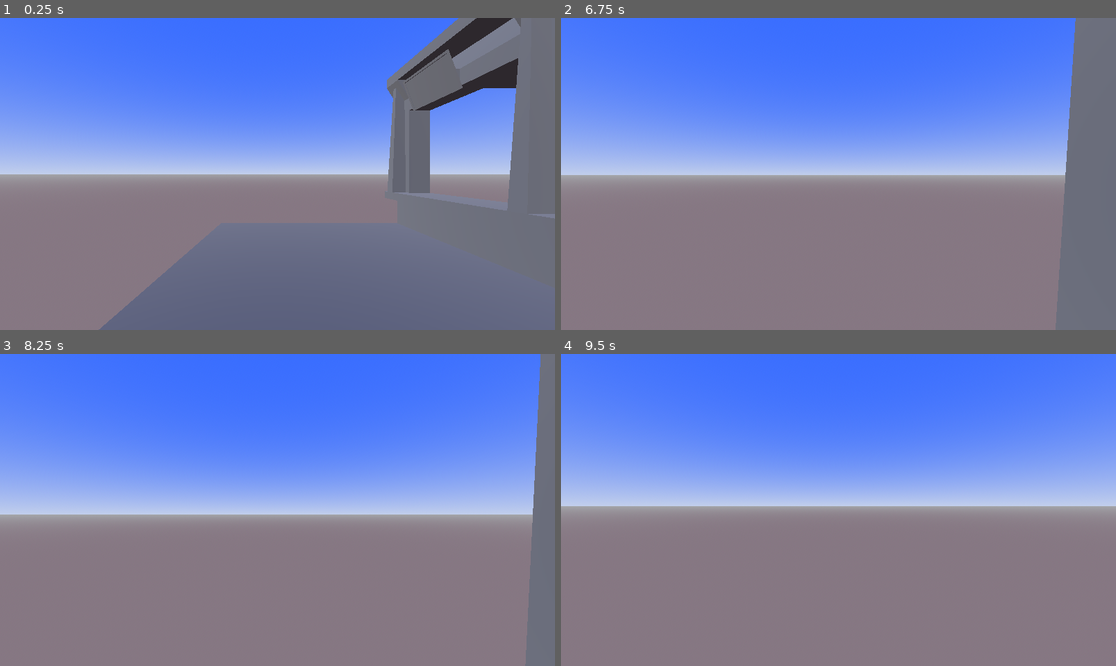
Above: before the commit, frames 1-4 (two rows, left to right).
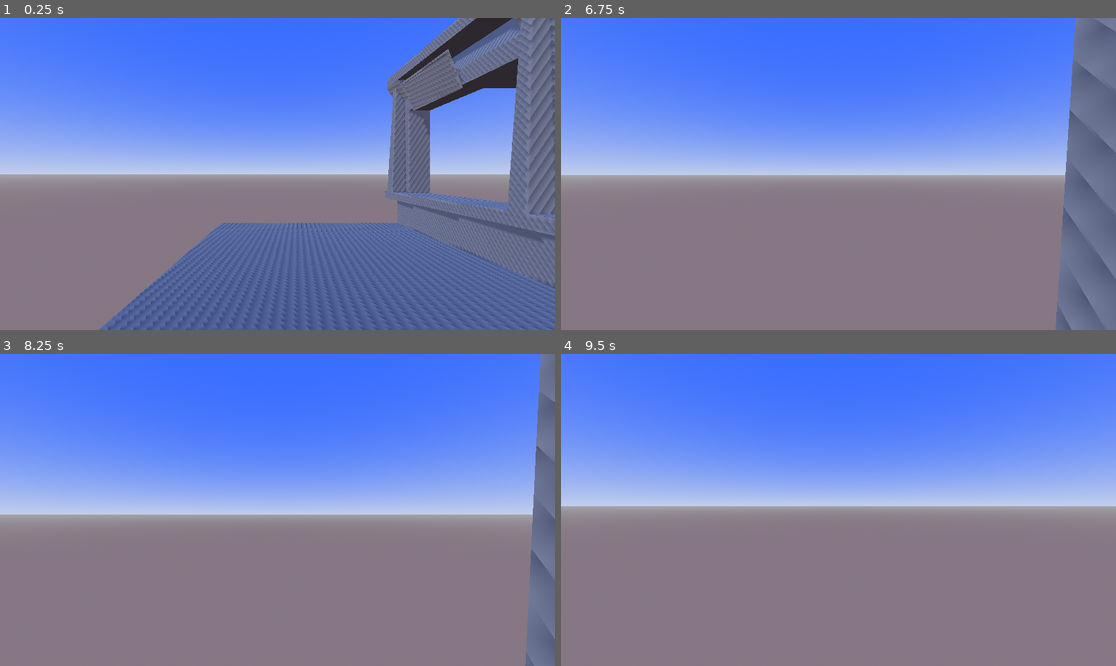
Above: after the commit, the same moments.

Repository: teachermanjeff/3dshooter2025
Game: Godot game, scene res://Range.tscn
The game is run twice, just before and just after one commit, with the same random seed, the same clock (stepped at 60 frames per second) and the same inputs.
Inputs (mouse positions are in pixels of both pictures, inside the frame that each line leads up to):
- Up to frame 1 (0.25 s): no input
- Up to frame 2 (6.75 s): move the mouse to (866, 174) at 0.52 s; hold W (move_forward) 0.53-5.78 s; move the mouse to (810, 174) at 1.27 s; tap Enter at 2, 3.5, 5 s; move the mouse to (849, 167) at 2.02 s; tap Space at 2.75, 4.25, 5.75 s; move the mouse to (832, 180) at 2.77 s; move the mouse to (877, 177) at 3.52 s; move the mouse to (794, 170) at 4.27 s; move the mouse to (844, 174) at 5.02 s; move the mouse to (816, 167) at 5.77 s; hold D (move_right) 5.78-6.53 s; move the mouse to (866, 174) at 6.52 s; hold W (move_forward) from 6.53 s (still down)
- Up to frame 3 (8.25 s): keep holding W (move_forward); move the mouse to (249, 510) at 7.27 s; move the mouse to (288, 503) at 8.02 s
- Up to frame 4 (9.5 s): move the mouse to (832, 516) at 8.77 s; release W (move_forward) at 8.78 s; hold A (move_left) from 8.78 s (still down)

The runs differ from the first frame. In frame 1, 18% of the frame differs, in the area x 17-100%, y 0-100%; in frame 2, 1.3%; in frame 3, 0.5%; in frame 4, less than 0.1%.

Commit message:
lighting 2.0

Diff:
--- a/Project/Range.tscn
+++ b/Project/Range.tscn
@@ -84,4 +84,8 @@
 
 [node name="DirectionalLight3D" type="DirectionalLight3D" parent="WorldEnvironment"]
 transform = Transform3D(0.460516, 0.489472, -0.740501, -0.304813, 0.870699, 0.38597, 0.833675, 0.0479697, 0.550168, -94.4337, 20.2746, 48.0617)
-light_energy = 1.97
+light_energy = 1.162
+light_volumetric_fog_energy = 0.0
+shadow_enabled = true
+shadow_normal_bias = 0.0
+shadow_opacity = 0.75
